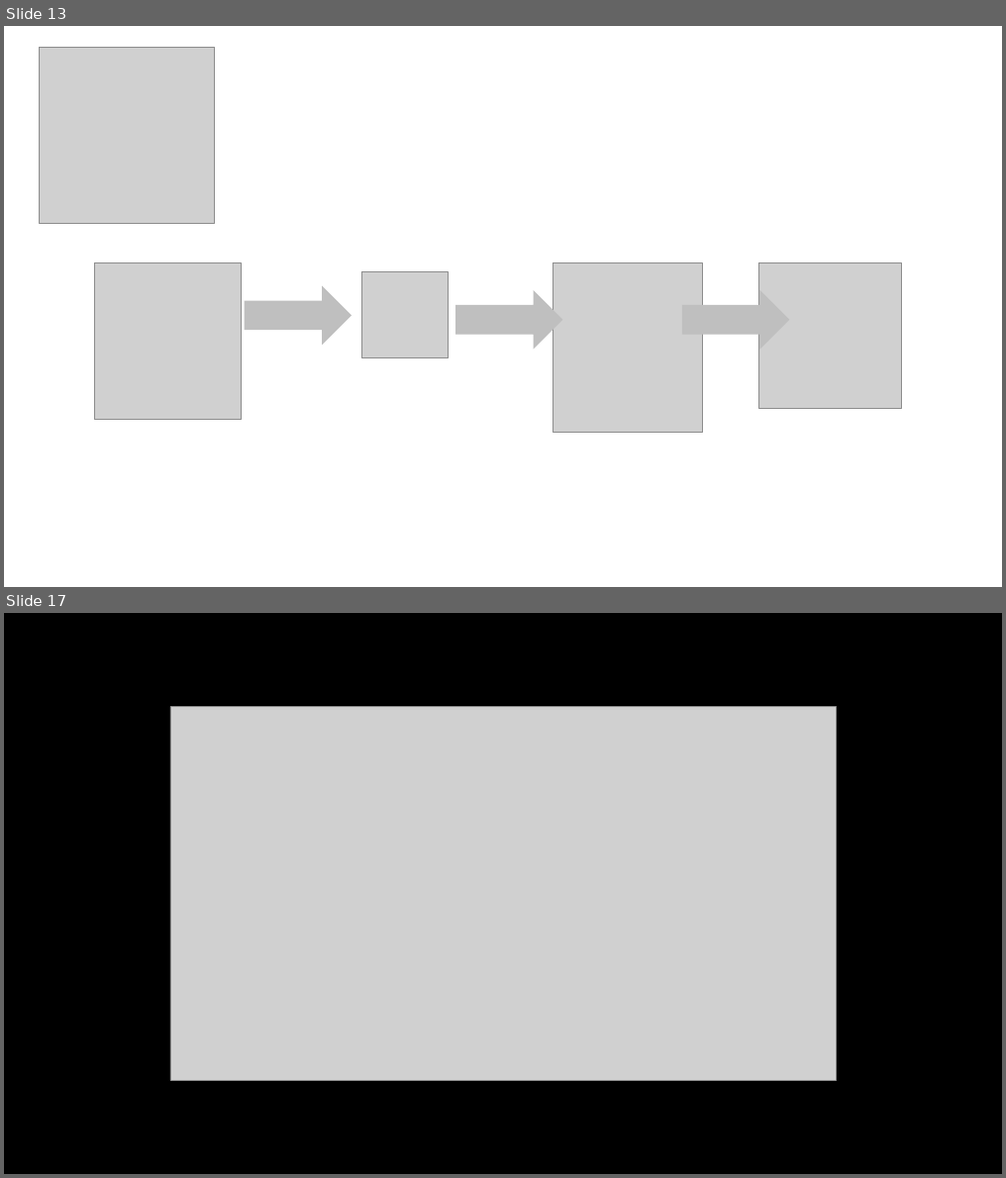
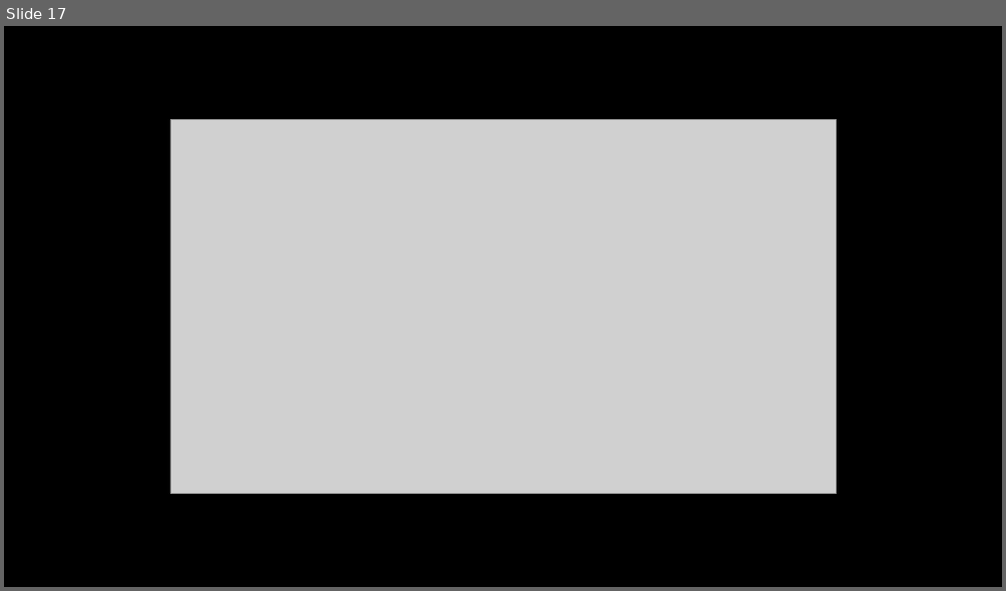
Before and after one commit to ITForumHungary/ITForum2016-DevOps, a slide deck: IT_Forum_Budapest-DCOS.pptx. Shown one above the other, each under a label of ours: slides 13 and 17 before the commit, slide 17 after it; the slides between them are not shown. The pictures are 1006x1178 and 1006x591 pixels, drawn with LibreOffice and Linux fonts; fonts in the diff are those of the drawing; grey boxes stand for pictures. Boxes give left, top, right and bottom in pixels: in the first picture for what was removed or moved away, otherwise in the second. Text is boxed around its words. In the diff, an @@ line names an element or a change of style, - is before the commit and + after.

```diff
--- a/IT_Forum_Budapest-DCOS.pptx
+++ b/IT_Forum_Budapest-DCOS.pptx
@@ slide 13 removed at [4,26,1002,587], background #FFFFFF @@
@@ picture removed at [40,47,215,223] @@
@@ picture removed at [94,264,242,420] @@
@@ right arrow removed at [245,287,351,344] @@
@@ picture removed at [361,273,448,359] @@
@@ right arrow removed at [456,291,562,349] @@
@@ picture removed at [553,264,703,433] @@
@@ right arrow removed at [683,291,789,349] @@
@@ picture removed at [759,264,902,408] @@
```
Also in this commit, not shown: 8 slides changed, 8 slides added, 7 other slides removed.
